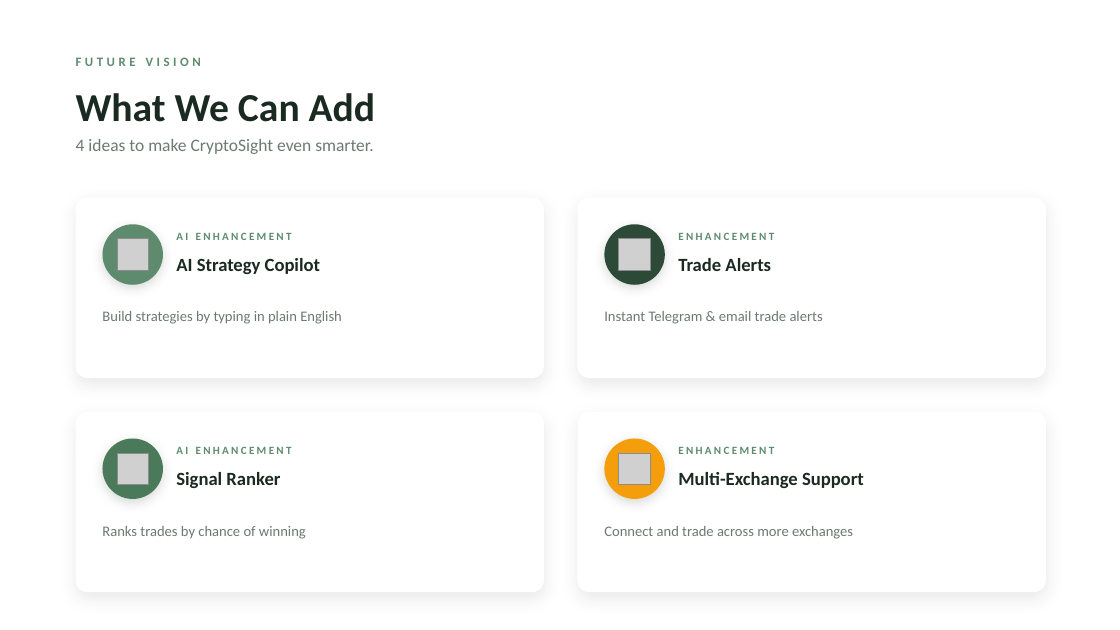
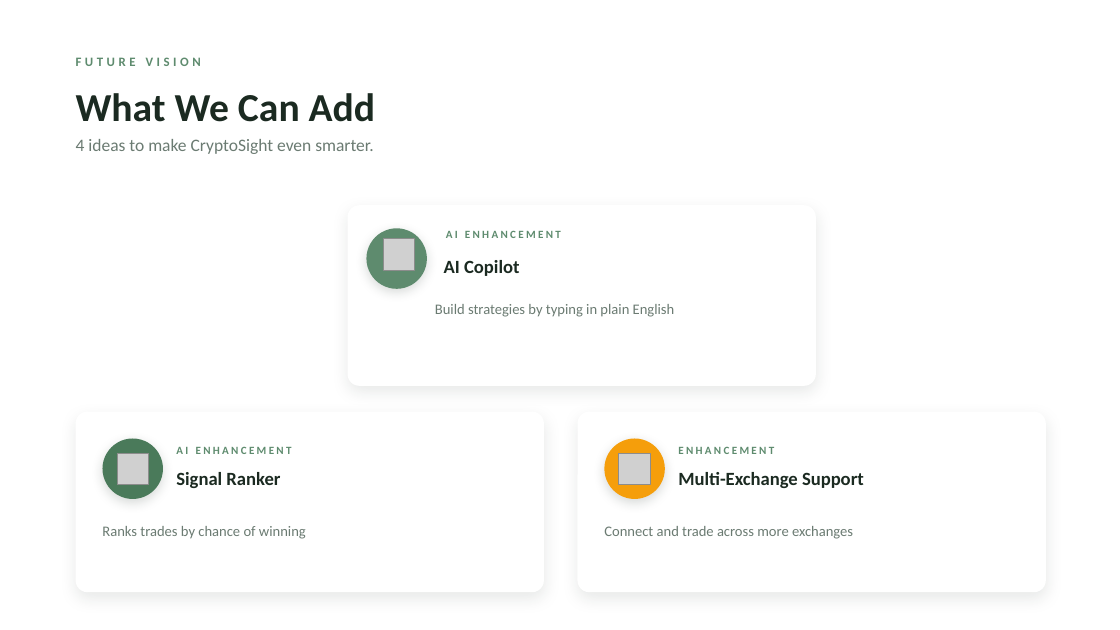
Before and after one commit to 21Afnan/cryptosight, a slide deck: slide 6 of docs/CryptoSight_Presentation.pptx. Drawn at 1120x630 pixels with LibreOffice and Linux fonts; fonts in the diff are those of the drawing; grey boxes stand for pictures; background and template pictures are left out. Boxes give left, top, right and bottom in pixels: in the first picture for what was removed or moved away, otherwise in the second. Text is boxed around its words. In the diff, an @@ line names an element or a change of style, - is before the commit and + after.

Commit message:
updated_presentation

```diff
--- a/docs/CryptoSight_Presentation.pptx
+++ b/docs/CryptoSight_Presentation.pptx
@@ rounded rectangle moved from (x1=76, y1=197, x2=544, y2=378) to (x1=348, y1=205, x2=817, y2=386) @@
@@ rounded rectangle removed at (x1=578, y1=197, x2=1047, y2=378) @@
@@ ellipse moved from (x1=103, y1=224, x2=163, y2=285) to (x1=366, y1=229, x2=427, y2=289) @@
@@ picture moved from (x1=117, y1=239, x2=148, y2=270) to (x1=383, y1=239, x2=414, y2=270) @@
@@ text "AI ENHANCEMENT" moved from (x1=176, y1=233, x2=292, y2=240) to (x1=446, y1=231, x2=561, y2=238) @@
@@ ellipse removed at (x1=605, y1=224, x2=665, y2=285) @@
@@ picture removed at (x1=619, y1=239, x2=650, y2=270) @@
@@ text removed at (x1=678, y1=233, x2=774, y2=240) @@
-ENHANCEMENT
@@ text at (x1=444, y1=260, x2=519, y2=276): text changed @@
-AI Strategy Copilot
+AI Copilot
@@ text removed at (x1=678, y1=258, x2=771, y2=271) @@
-Trade Alerts
@@ text "Build strategies by typing in ..." moved from (x1=102, y1=311, x2=342, y2=324) to (x1=435, y1=304, x2=675, y2=317) @@
@@ text removed at (x1=604, y1=311, x2=823, y2=324) @@
-Instant Telegram & email trade alerts
```
Also in this commit, not shown: 1 other slide changed, 1 other file.
